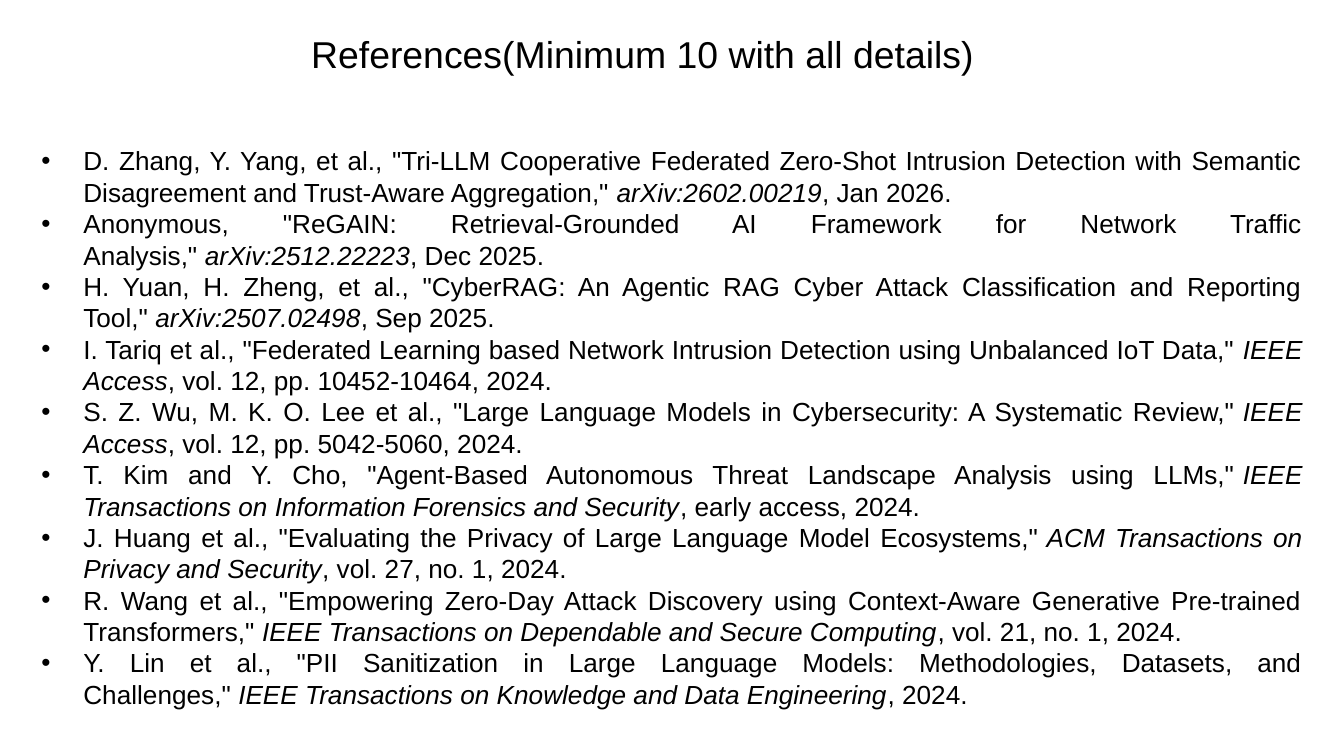
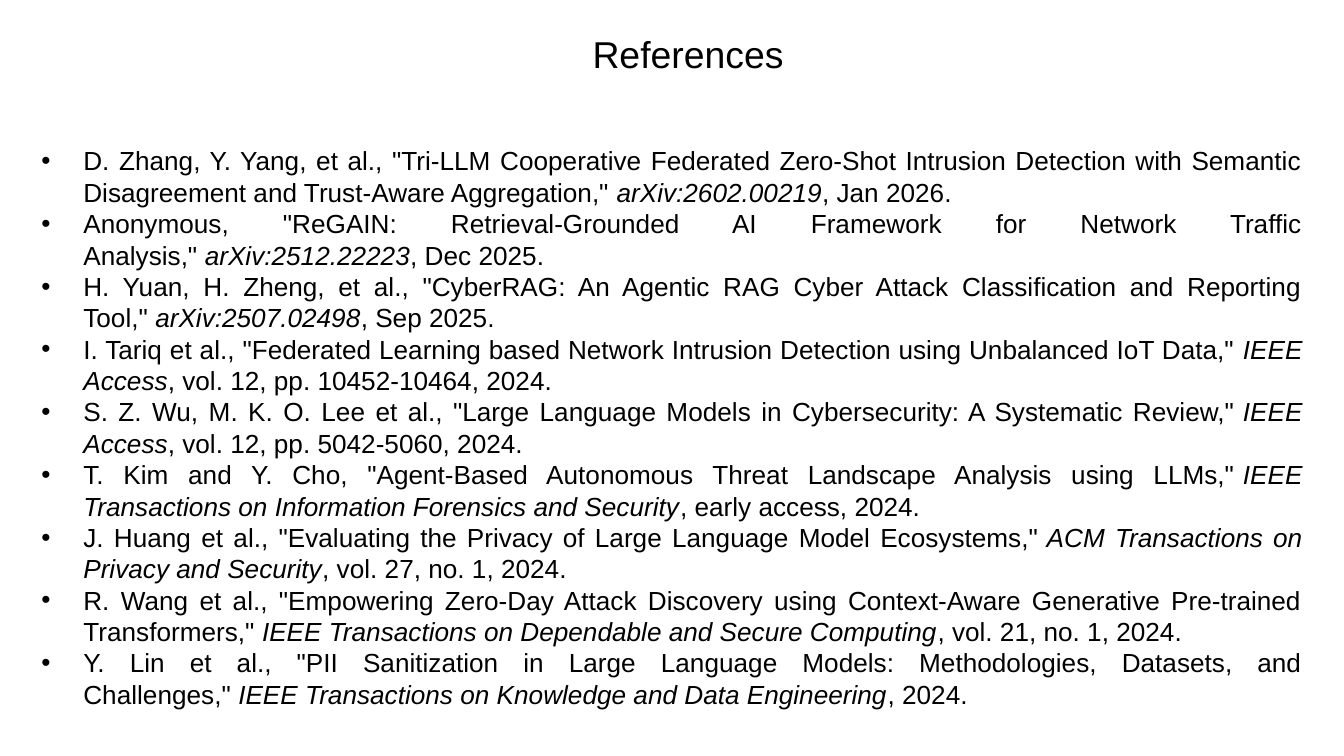
Before and after one commit to veerasagar/ACTIS-MCE442P, a slide deck: slide 14 of docs/ppt/ACTIS-Phase-1.pptx. Drawn at 1344x756 pixels with LibreOffice and Linux fonts; fonts in the diff are those of the drawing; background and template pictures are left out. Boxes give left, top, right and bottom in pixels: in the first picture for what was removed or moved away, otherwise in the second. Text is boxed around its words. In the diff, an @@ line names an element or a change of style, - is before the commit and + after.

```diff
--- a/docs/ppt/ACTIS-Phase-1.pptx
+++ b/docs/ppt/ACTIS-Phase-1.pptx
@@ text at (593,41,784,69): text changed @@
-References(Minimum 10 with all details)
+References
```
Also in this commit, not shown: 8 other slides changed, 2 other files.
